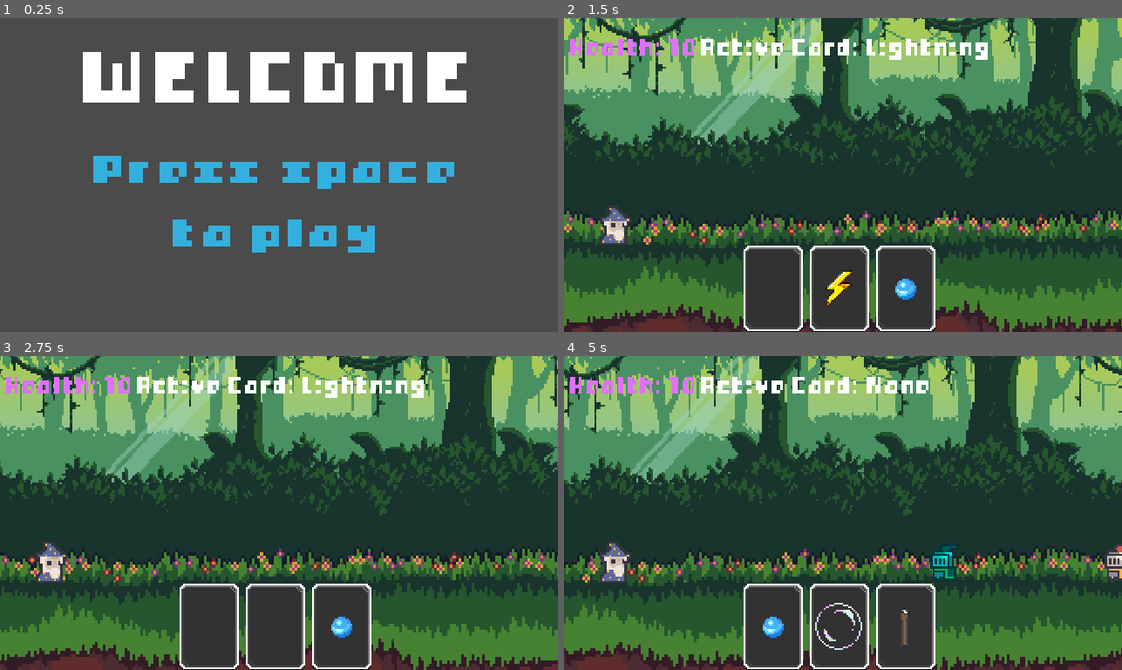
Above: before the commit, frames 1-4 (two rows, left to right).
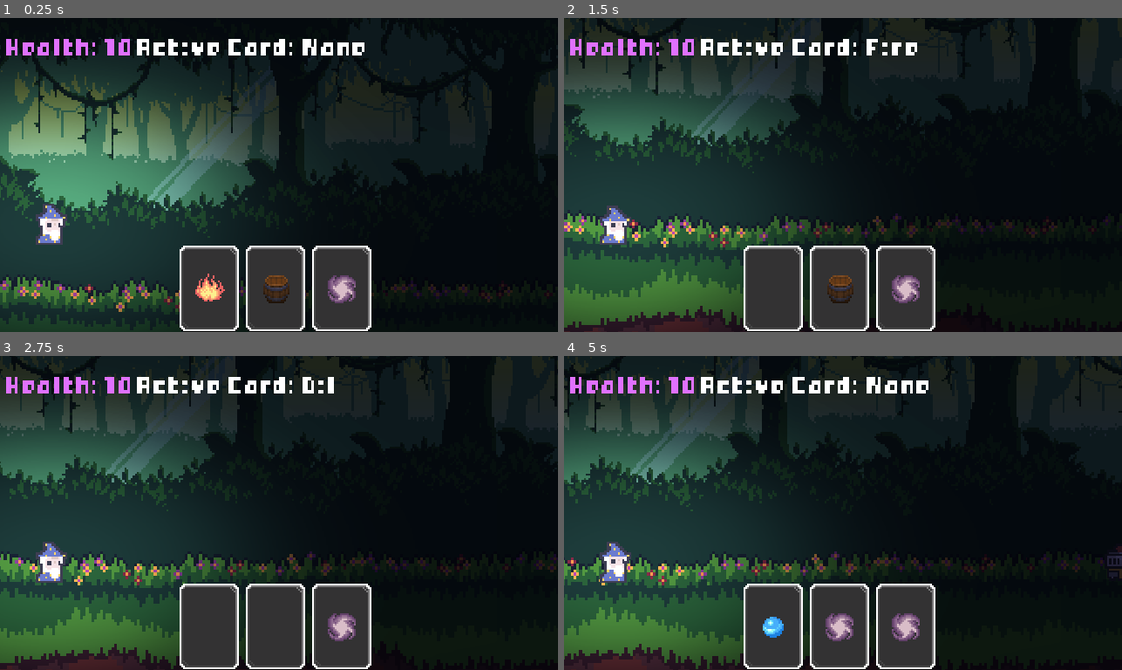
Above: after the commit, the same moments.

Repository: conniepocky/tower-defence-auto-scroller
Game: Godot game, scene res://main.tscn
Same seed, same stepped clock (60 frames per second), same inputs: the game is played once before the commit and once after it.
Inputs (mouse positions are in pixels of both pictures, inside the frame that each line leads up to):
- Up to frame 1 (0.25 s): no input
- Up to frame 2 (1.5 s): tap Space at 0.5 s; move the mouse to (965, 159) at 0.52 s; hold Right (ui_right) 0.53-1.25 s; tap Alt at 0.6 s; click (965, 159) at 0.67 s; tap Enter (ui_accept) at 0.77 s; click (776, 288) at 1.25 s
- Up to frame 3 (2.75 s): click (273, 626) at 2 s
- Up to frame 4 (5 s): click (904, 626) at 2.75 s; drag from (1071, 550) to (815, 575) at 3.52 s; move the mouse to (898, 443) at 4.27 s; hold Left (ui_left) from 4.28 s (still down); tap Alt at 4.35 s

The runs differ from the first frame. In frame 1, 98% of the frame differs, in the area x 0-100%, y 0-100%; in frame 2, 72%; in frame 3, 71%; in frame 4, 72%.

Commit message:
light added, magic projectile and script rename fixes

Diff:
--- a/enemy.tscn
+++ b/enemy.tscn
@@ -1,6 +1,6 @@
 [gd_scene load_steps=11 format=3 uid="uid://bbjd4rmnati4b"]
 
-[ext_resource type="Script" uid="uid://vao7llbrkhre" path="res://scripts/character_body_2d.gd" id="1_4gyqm"]
+[ext_resource type="Script" uid="uid://vao7llbrkhre" path="res://scripts/enemy.gd" id="1_4gyqm"]
 [ext_resource type="Texture2D" uid="uid://chsfwve43idcy" path="res://lancelot_.png" id="2_4gyqm"]
 [ext_resource type="AudioStream" uid="uid://dhfv6w3wjcexe" path="res://sound/01_Hurt_v1.wav" id="3_qi2p4"]
 
--- /dev/null
+++ b/magic.tscn
@@ -0,0 +1,158 @@
+[gd_scene load_steps=35 format=3 uid="uid://b03uxosf60xqj"]
+
+[ext_resource type="Script" uid="uid://bmx3y7aoajv53" path="res://scripts/projectile.gd" id="1_hmia2"]
+[ext_resource type="Texture2D" uid="uid://d0270ay08a65q" path="res://images/magic/1.png" id="2_2ckk1"]
+[ext_resource type="Texture2D" uid="uid://h5j7bu51mkt2" path="res://images/magic/2.png" id="3_a2puq"]
+[ext_resource type="Texture2D" uid="uid://bcmq7j7uiug5q" path="res://images/magic/3.png" id="4_1jpcn"]
+[ext_resource type="Texture2D" uid="uid://bkgdjde1bie2o" path="res://images/magic/4.png" id="5_khe64"]
+[ext_resource type="Texture2D" uid="uid://w7na72h5552i" path="res://images/magic/5.png" id="6_gfj00"]
+[ext_resource type="Texture2D" uid="uid://dd02l4ur870uq" path="res://images/magic/6.png" id="7_tcyk7"]
+[ext_resource type="Texture2D" uid="uid://dterr16vg6mot" path="res://images/magic/7.png" id="8_mtl1q"]
+[ext_resource type="Texture2D" uid="uid://mcmnsyhrgxmi" path="res://images/magic/8.png" id="9_kq2ht"]
+[ext_resource type="Texture2D" uid="uid://bqqgwg6p5fesb" path="res://images/magic/9.png" id="10_1x00v"]
+[ext_resource type="Texture2D" uid="uid://srsndey1jx15" path="res://images/magic/10.png" id="11_smrcf"]
+[ext_resource type="Texture2D" uid="uid://bw204cdc7di4d" path="res://images/magic/11.png" id="12_gy3o3"]
+[ext_resource type="Texture2D" uid="uid://hq5e72cnw5k7" path="res://images/magic/12.png" id="13_v4ja4"]
+[ext_resource type="Texture2D" uid="uid://ckxs166i8bnqs" path="res://images/magic/13.png" id="14_k1gum"]
+[ext_resource type="Texture2D" uid="uid://cnfq3t5q2487t" path="res://images/magic/14.png" id="15_0emxi"]
+[ext_resource type="Texture2D" uid="uid://cgeqd6v8ve4rr" path="res://images/magic/15.png" id="16_6ujhr"]
+[ext_resource type="Texture2D" uid="uid://dfpuwhyawyfm0" path="res://images/magic/16.png" id="17_l1v6r"]
+[ext_resource type="Texture2D" uid="uid://bckci4nnplte1" path="res://images/magic/17.png" id="18_ma7oq"]
+[ext_resource type="Texture2D" uid="uid://dayqicp7ooisq" path="res://images/magic/18.png" id="19_p0ls4"]
+[ext_resource type="Texture2D" uid="uid://onrgd4elob5t" path="res://images/magic/19.png" id="20_vwqy4"]
+[ext_resource type="Texture2D" uid="uid://o8k636sbcyl6" path="res://images/magic/20.png" id="21_ded5t"]
+[ext_resource type="Texture2D" uid="uid://huco0w7a814m" path="res://images/magic/21.png" id="22_sxkqh"]
+[ext_resource type="Texture2D" uid="uid://s071esrt52if" path="res://images/magic/22.png" id="23_3p3d0"]
+[ext_resource type="Texture2D" uid="uid://b0kyhfmf7jls7" path="res://images/magic/23.png" id="24_rcen5"]
+[ext_resource type="Texture2D" uid="uid://cwwx76hkbhyw2" path="res://images/magic/24.png" id="25_b7sp0"]
+[ext_resource type="Texture2D" uid="uid://c1yioxoe4rhlt" path="res://images/magic/25.png" id="26_yidd6"]
+[ext_resource type="Texture2D" uid="uid://b4ftnhpt5t4cx" path="res://images/magic/26.png" id="27_1wei6"]
+[ext_resource type="Texture2D" uid="uid://vdy16pqls2fw" path="res://images/magic/27.png" id="28_kuwh6"]
+[ext_resource type="Texture2D" uid="uid://cd6vot8qhulx8" path="res://images/magic/28.png" id="29_oltxk"]
+[ext_resource type="Texture2D" uid="uid://dmkokdq2lyrf0" path="res://images/magic/29.png" id="30_140q3"]
+[ext_resource type="Texture2D" uid="uid://0ep62twygjhx" path="res://images/magic/30.png" id="31_c2g6i"]
+[ext_resource type="Texture2D" uid="uid://bjceknsklv42t" path="res://images/light.png" id="32_a2puq"]
+
+[sub_resource type="SpriteFrames" id="SpriteFrames_kmw52"]
+animations = [{
+"frames": [{
+"duration": 1.11,
+"texture": ExtResource("2_2ckk1")
+}, {
+"duration": 1.0,
+"texture": ExtResource("3_a2puq")
+}, {
+"duration": 1.0,
+"texture": ExtResource("4_1jpcn")
+}, {
+"duration": 1.0,
+"texture": ExtResource("5_khe64")
+}, {
+"duration": 1.0,
+"texture": ExtResource("6_gfj00")
+}, {
+"duration": 1.0,
+"texture": ExtResource("7_tcyk7")
+}, {
+"duration": 1.0,
+"texture": ExtResource("8_mtl1q")
+}, {
+"duration": 1.0,
+"texture": ExtResource("9_kq2ht")
+}, {
+"duration": 1.0,
+"texture": ExtResource("10_1x00v")
+}, {
+"duration": 1.0,
+"texture": ExtResource("11_smrcf")
+}, {
+"duration": 1.0,
+"texture": ExtResource("12_gy3o3")
+}, {
+"duration": 1.0,
+"texture": ExtResource("13_v4ja4")
+}, {
+"duration": 1.0,
+"texture": ExtResource("14_k1gum")
+}, {
+"duration": 1.0,
+"texture": ExtResource("15_0emxi")
+}, {
+"duration": 1.0,
+"texture": ExtResource("16_6ujhr")
+}, {
+"duration": 1.0,
+"texture": ExtResource("17_l1v6r")
+}, {
+"duration": 1.0,
+"texture": ExtResource("18_ma7oq")
+}, {
+"duration": 1.0,
+"texture": ExtResource("19_p0ls4")
+}, {
+"duration": 1.0,
+"texture": ExtResource("20_vwqy4")
+}, {
+"duration": 1.0,
+"texture": ExtResource("21_ded5t")
+}, {
+"duration": 1.0,
+"texture": ExtResource("22_sxkqh")
+}, {
+"duration": 1.0,
+"texture": ExtResource("23_3p3d0")
+}, {
+"duration": 1.0,
+"texture": ExtResource("24_rcen5")
+}, {
+"duration": 1.0,
+"texture": ExtResource("25_b7sp0")
+}, {
+"duration": 1.0,
+"texture": ExtResource("26_yidd6")
+}, {
+"duration": 1.0,
+"texture": ExtResource("27_1wei6")
+}, {
+"duration": 1.0,
+"texture": ExtResource("28_kuwh6")
+}, {
+"duration": 1.0,
+"texture": ExtResource("29_oltxk")
+}, {
+"duration": 1.0,
+"texture": ExtResource("30_140q3")
+}, {
+"duration": 1.0,
+"texture": ExtResource("31_c2g6i")
+}],
+"loop": true,
+"name": &"default",
+"speed": 14.0
+}]
+
+[sub_resource type="RectangleShape2D" id="RectangleShape2D_sxt0a"]
+size = Vector2(25.75, 20)
+
+[node name="Node2D" type="Node2D"]
+
+[node name="MagicProjectile" type="Area2D" parent="." groups=["staff"]]
+script = ExtResource("1_hmia2")
+
+[node name="AnimatedSprite2D" type="AnimatedSprite2D" parent="MagicProjectile"]
+texture_filter = 1
+sprite_frames = SubResource("SpriteFrames_kmw52")
+autoplay = "default"
+frame_progress = 0.8773228
+
+[node name="VisibleOnScreenNotifier2D" type="VisibleOnScreenNotifier2D" parent="MagicProjectile"]
+
+[node name="CollisionShape2D" type="CollisionShape2D" parent="MagicProjectile"]
+shape = SubResource("RectangleShape2D_sxt0a")
+
+[node name="PointLight2D" type="PointLight2D" parent="MagicProjectile"]
+range_layer_min = -100
+texture = ExtResource("32_a2puq")
+
+[connection signal="body_entered" from="MagicProjectile" to="MagicProjectile" method="_on_body_entered"]
+[connection signal="screen_exited" from="MagicProjectile/VisibleOnScreenNotifier2D" to="MagicProjectile" method="_on_visible_on_screen_notifier_2d_screen_exited"]
--- a/main.tscn
+++ b/main.tscn
@@ -11,6 +11,7 @@
 [ext_resource type="Script" uid="uid://cs1h7waeesylw" path="res://scripts/card_manager.gd" id="6_7mycd"]
 [ext_resource type="AudioStream" uid="uid://dduwqm5p2sid3" path="res://sound/01_Power down_v1.wav" id="6_272bh"]
 [ext_resource type="Texture2D" uid="uid://b6iuagxu2w8i2" path="res://images/bubble.png" id="8_efxa6"]
+[ext_resource type="Texture2D" uid="uid://bjceknsklv42t" path="res://images/light.png" id="9_cegan"]
 [ext_resource type="Texture2D" uid="uid://cvwuqrcaiu7v7" path="res://images/cards/bubble_card.png" id="10_w48qg"]
 [ext_resource type="Texture2D" uid="uid://b144hfnuduhd8" path="res://images/cards/card.png" id="10_ycdy4"]
 [ext_resource type="AudioStream" uid="uid://cesg3gmxtiquk" path="res://sound/bubble-pop-06-351337.mp3" id="12_dg77c"]
@@ -157,6 +158,15 @@
 position = Vector2(-187, -30)
 texture = ExtResource("8_efxa6")
 
+[node name="PointLight2D" type="PointLight2D" parent="Player"]
+position = Vector2(-187, -31.000004)
+scale = Vector2(0.19683906, 0.11894966)
+range_layer_min = -100
+shadow_enabled = true
+shadow_color = Color(0.65096724, 0.76674867, 0.7435895, 0)
+texture = ExtResource("9_cegan")
+texture_scale = 5.28
+
 [node name="CanvasLayer" type="CanvasLayer" parent="."]
 
 [node name="HBoxContainer" type="HBoxContainer" parent="CanvasLayer"]
@@ -215,6 +225,7 @@
 stream = ExtResource("6_272bh")
 
 [node name="StartLayer" type="CanvasLayer" parent="."]
+visible = false
 
 [node name="StartScreen" type="ColorRect" parent="StartLayer"]
 anchors_preset = 15
@@ -344,9 +355,12 @@
 [node name="Sprite2D" type="Sprite2D" parent="ParallaxBackground/ParallaxLayer4"]
 texture_filter = 1
 position = Vector2(1, -54.000004)
-scale = Vector2(1.5293398, 1.7714233)
+scale = Vector2(1.6237469, 1.7788705)
 texture = ExtResource("18_074og")
 centered = false
+
+[node name="CanvasModulate" type="CanvasModulate" parent="ParallaxBackground"]
+color = Color(0.1764706, 0.1764706, 0.3019608, 1)
 
 [node name="GroundLayer" type="StaticBody2D" parent="."]
 position = Vector2(2, 68)
@@ -355,4 +369,7 @@
 position = Vector2(5, 147)
 shape = SubResource("WorldBoundaryShape2D_074og")
 
+[node name="CanvasModulate" type="CanvasModulate" parent="."]
+color = Color(0.1764706, 0.1764706, 0.3019608, 1)
+
 [connection signal="pressed" from="GameOverLayer/GameOverScreen/Button" to="Player" method="_on_button_pressed"]
--- a/puzzle.tscn
+++ b/puzzle.tscn
@@ -1,8 +1,9 @@
-[gd_scene load_steps=4 format=3 uid="uid://qp5b68lblvj7"]
+[gd_scene load_steps=5 format=3 uid="uid://qp5b68lblvj7"]
 
 [ext_resource type="Script" uid="uid://d3jw5jq7adma6" path="res://scripts/puzzle.gd" id="1_03ub4"]
 [ext_resource type="FontFile" uid="uid://dpglrsp33l377" path="res://bitbybit_ [Font].ttf" id="2_77j1r"]
 [ext_resource type="AudioStream" uid="uid://bpswkocy4yo0" path="res://sound/03_Power up_v1.wav" id="3_hgotr"]
+[ext_resource type="AudioStream" uid="uid://m6wkkafyor1h" path="res://sound/04_Death_v3.wav" id="4_q2gwe"]
 
 [node name="Node2D" type="Node2D" groups=["puzzle"]]
 process_mode = 3
@@ -51,3 +52,4 @@
 stream = ExtResource("3_hgotr")
 
 [node name="FailSFX" type="AudioStreamPlayer2D" parent="."]
+stream = ExtResource("4_q2gwe")
--- a/scripts/card_manager.gd
+++ b/scripts/card_manager.gd
@@ -1,6 +1,6 @@
 extends HBoxContainer
 
-var deck = ["oil", "staff", "fire", "water", "lightning", "bubble"]
+var deck = ["oil", "staff", "fire", "water", "lightning", "bubble", "magic"]
 
 func _ready():
 	for card in get_children():
--- a/scripts/game_manager.gd
+++ b/scripts/game_manager.gd
@@ -39,6 +39,13 @@
 		"color": Color.CYAN,
 		"type": "projectile"
 	},
+	"magic": {
+		"damage": 25,
+		"status_effect": "",
+		"image": "res://images/cards/magic_card.png",
+		"color": Color.SKY_BLUE,
+		"type": "projectile"
+	},
 	"bubble": {
 		"damage": 0,
 		"status_effect": "",
@@ -54,6 +61,9 @@
 	if type == "staff":
 		if player:
 			player.throw_staff()
+	if type == "magic":
+		if player:
+			player.throw_magic()
 
 	if type == "bubble":
 		if player:
--- a/scripts/player.gd
+++ b/scripts/player.gd
@@ -6,6 +6,7 @@
 var health = 10
 
 var staff_scene = preload("res://staff.tscn")
+var magic_scene = preload("res://magic.tscn")
 
 @export var puzzle : Node2D
 @onready var bubble_sprite = $BubbleSprite
@@ -66,6 +67,13 @@
 func update_health_ui():
 	%HealthLabel.text = "Health: " + str(health)
 
+func throw_magic():
+	var new_magic = magic_scene.instantiate()
+
+	new_magic.position = position + Vector2(-115, 0)
+
+	get_parent().add_child(new_magic)
+
 func throw_staff():
 	print("throwing staff")
 	var new_staff = staff_scene.instantiate()
--- a/staff.tscn
+++ b/staff.tscn
@@ -1,7 +1,7 @@
 [gd_scene load_steps=9 format=3 uid="uid://sxnoa88cwf17"]
 
 [ext_resource type="Texture2D" uid="uid://b8by75quhd6jp" path="res://staff_ [merlin].png" id="1_kaih6"]
-[ext_resource type="Script" uid="uid://bmx3y7aoajv53" path="res://scripts/staff_projectile.gd" id="1_ycvyx"]
+[ext_resource type="Script" uid="uid://bmx3y7aoajv53" path="res://scripts/projectile.gd" id="1_ycvyx"]
 
 [sub_resource type="AtlasTexture" id="AtlasTexture_ycvyx"]
 atlas = ExtResource("1_kaih6")
Binary file added: images/cards/magic_card.png
Not shown, added: images/cards/magic_card.png.import
Binary file added: images/light.png
Not shown, added: images/light.png.import
Binary file added: images/magic/1.png
Not shown, added: images/magic/1.png.import
Binary file added: images/magic/10.png
Not shown, added: images/magic/10.png.import
Binary file added: images/magic/11.png
Not shown, added: images/magic/11.png.import
Binary file added: images/magic/12.png
Not shown, added: images/magic/12.png.import
(and 57 more such lines)
